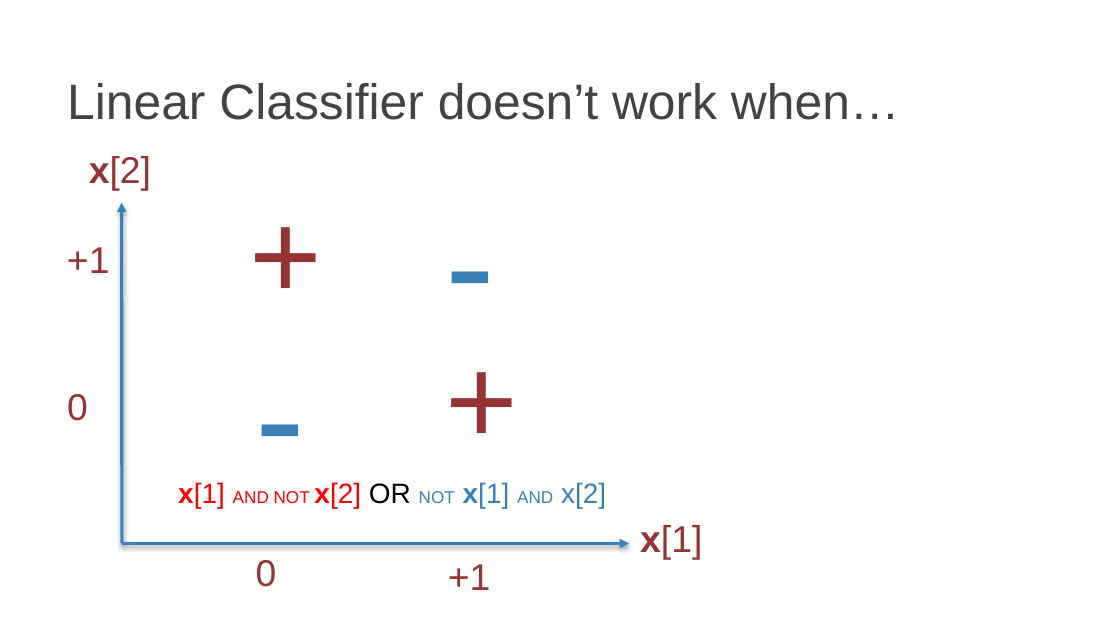
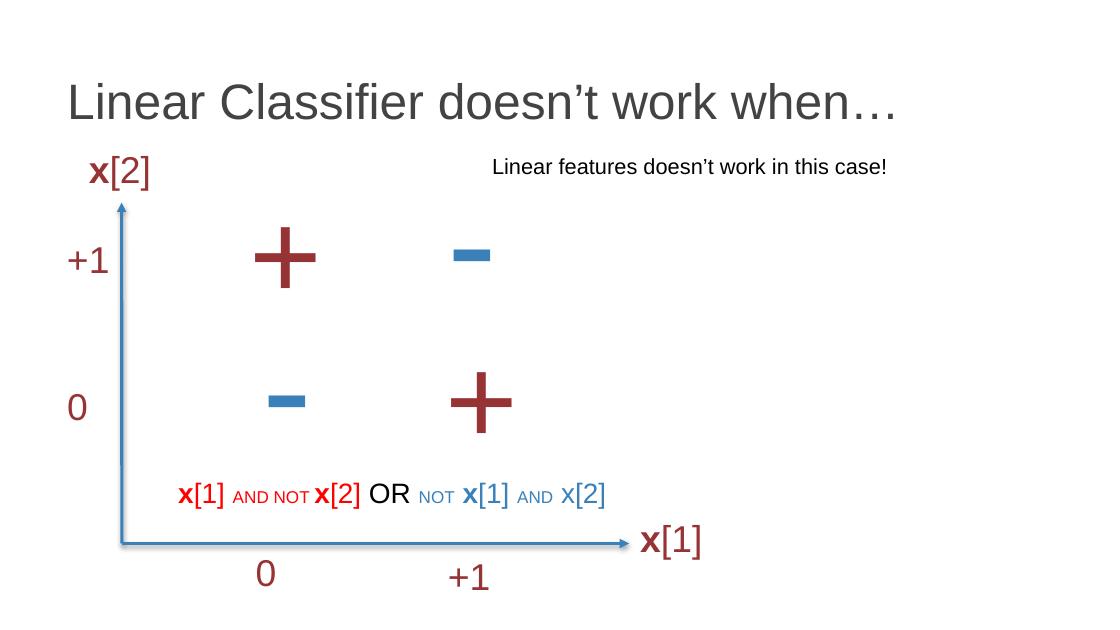
Before and after one commit to Errrneist/Multi-Layer_Perception, a slide deck: slide 2 of Chapter 2/Chapter2-L3-Activation_Function.pptx. Drawn at 1120x630 pixels with LibreOffice and Linux fonts; fonts in the diff are those of the drawing; background and template pictures are left out. Boxes give left, top, right and bottom in pixels: in the first picture for what was removed or moved away, otherwise in the second. Text is boxed around its words. In the diff, an @@ line names an element or a change of style, - is before the commit and + after.

Commit message:
Finished L3

```diff
--- a/Chapter 2/Chapter2-L3-Activation_Function.pptx
+++ b/Chapter 2/Chapter2-L3-Activation_Function.pptx
@@ text "-": place and size @@
-text "-" at [435,164,507,356]
+text "-" at [437,141,510,334]
@@ text added at [492,158,887,175], 14 pt, text #000000 @@
+Linear features doesn’t work in this case!
@@ text "-": place and size @@
-text "-" at [244,316,317,508]
+text "-" at [252,287,325,479]
```
Also in this commit, not shown: 2 other slides changed, 2 slides added.
